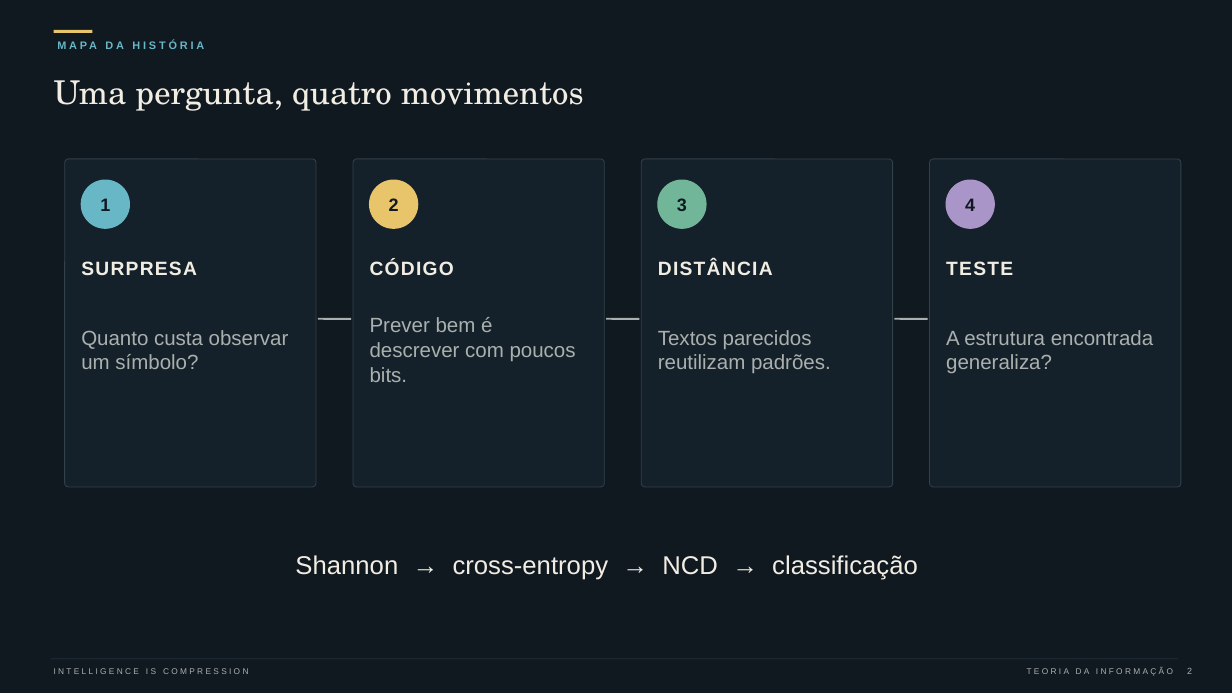
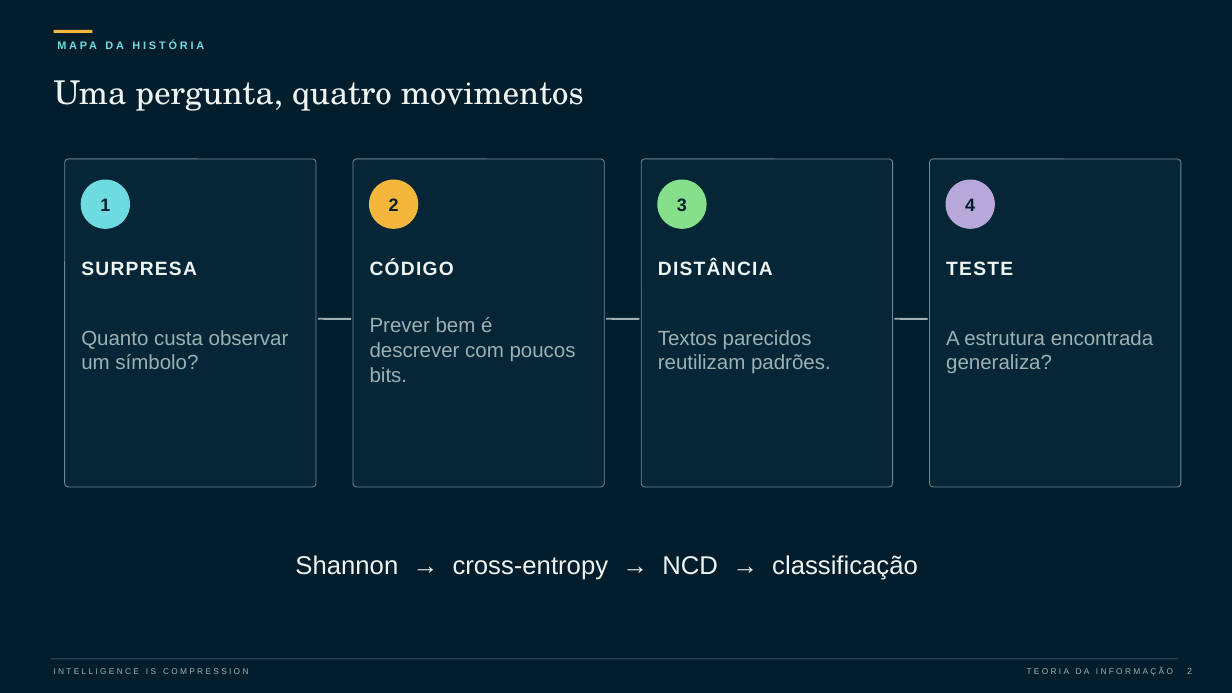
Before and after one commit to QueirozzMath/intelligence-is-compression, a slide deck: slide 2 of deliverables/intelligence_is_compression_20min.pptx. Drawn at 1232x693 pixels with LibreOffice and Linux fonts; fonts in the diff are those of the drawing. Boxes give left, top, right and bottom in pixels: in the first picture for what was removed or moved away, otherwise in the second. Text is boxed around its words. In the diff, an @@ line names an element or a change of style, - is before the commit and + after.

```diff
--- a/deliverables/intelligence_is_compression_20min.pptx
+++ b/deliverables/intelligence_is_compression_20min.pptx
@@ background #101820 to #021D2B @@
@@ line (54, 31) - (92, 31): stroke #E8C56A 2.4 pt to #F5B73B 2.4 pt @@
@@ text "MAPA DA HISTÓRIA" at bbox=[57, 35, 566, 55]: text colour #67B7C7 to #6EDBE0 @@
@@ fill #16232C at 86% opacity to #052838 at 86% opacity; outline #31414A 0.65 pt to #6A8A94 0.65 pt in 4 elements at bbox=[353, 159, 604, 487], bbox=[641, 159, 893, 487], bbox=[930, 159, 1181, 487], bbox=[65, 159, 316, 487] @@
@@ ellipse at bbox=[81, 180, 129, 228]: fill #67B7C7 to #6EDBE0; outline #67B7C7 1 pt to #6EDBE0 1 pt @@
@@ ellipse at bbox=[370, 180, 418, 228]: fill #E8C56A to #F5B73B; outline #E8C56A 1 pt to #F5B73B 1 pt @@
@@ ellipse at bbox=[658, 180, 706, 228]: fill #72B69A to #86DF8B; outline #72B69A 1 pt to #86DF8B 1 pt @@
@@ text colour #101820 to #021D2B in 4 elements at bbox=[100, 198, 110, 211], bbox=[389, 198, 399, 211], bbox=[677, 198, 687, 211], bbox=[965, 198, 975, 211] @@
@@ ellipse at bbox=[946, 180, 994, 228]: fill #A995C8 to #B7A8D9; outline #A995C8 1 pt to #B7A8D9 1 pt @@
@@ line (318, 319) - (351, 319): stroke #A9B0AE 1.5 pt to #9DB0B4 1.5 pt @@
@@ line (606, 319) - (640, 319): stroke #A9B0AE 1.5 pt to #9DB0B4 1.5 pt @@
@@ line (895, 319) - (928, 319): stroke #A9B0AE 1.5 pt to #9DB0B4 1.5 pt @@
@@ text colour #A9B0AE to #9DB0B4 in 4 elements at bbox=[81, 330, 289, 369], bbox=[370, 317, 576, 382], bbox=[658, 330, 831, 373], bbox=[946, 330, 1153, 373] @@
@@ text colour #F2EDE3 to #EEF4F2 in 6 elements at bbox=[54, 80, 584, 111], bbox=[81, 261, 197, 276], bbox=[370, 260, 454, 275], bbox=[658, 260, 773, 275], bbox=[946, 261, 1013, 276], bbox=[295, 555, 918, 580] @@
@@ line (51, 659) - (1178, 659): stroke #31414A 0.45 pt to #6A8A94 0.45 pt @@
```
Also in this commit, not shown: 17 other slides changed, 19 other files.
